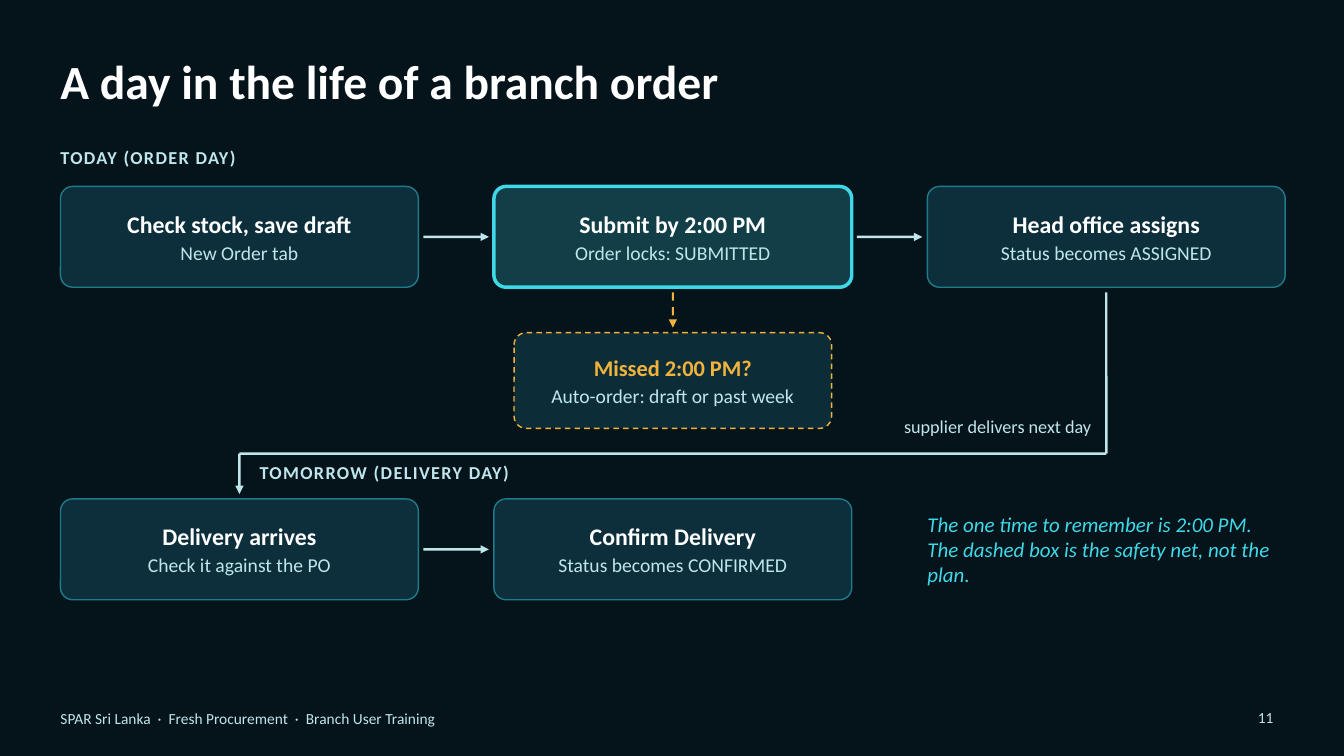
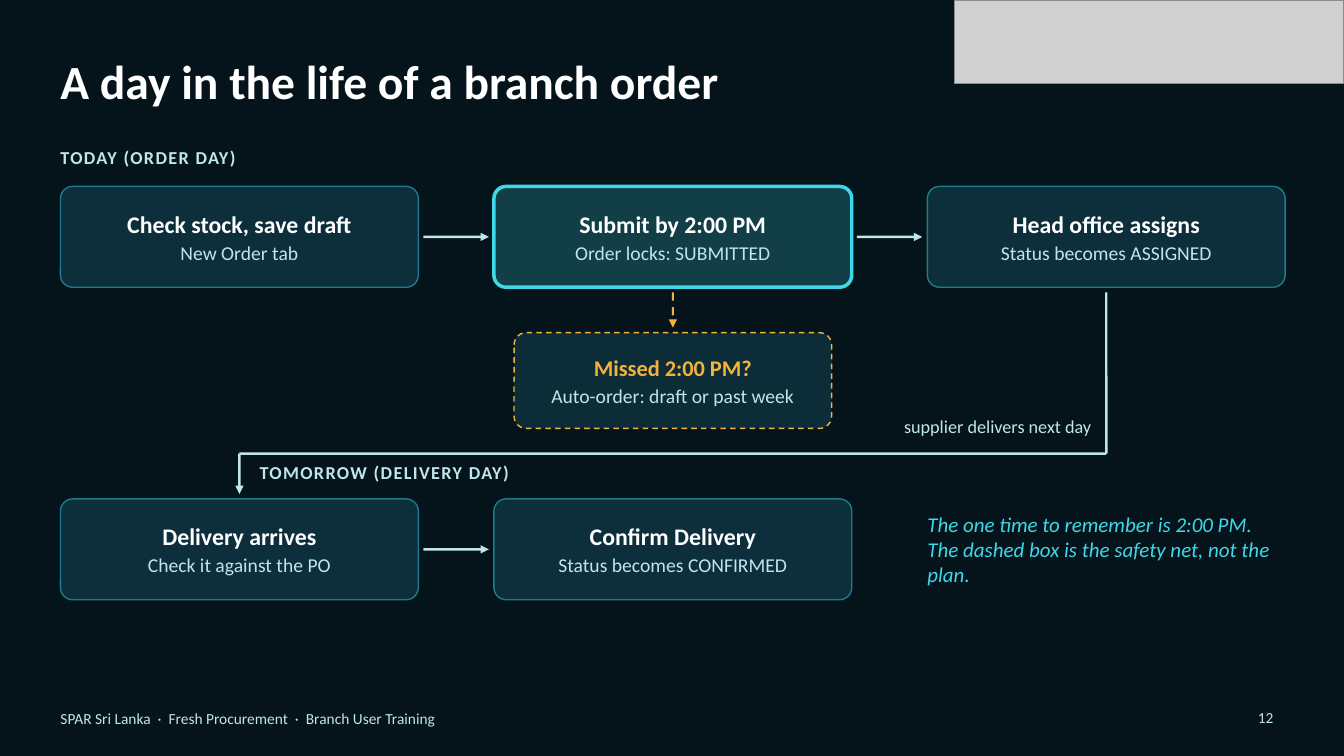
Before and after one commit to hpds4308/SPAR-Fresh-Procurement-, a slide deck: slide 12 of presentation/SPAR_Branch_User_Training_Deck.pptx (slide 11 before the commit). Drawn at 1344x756 pixels with LibreOffice and Linux fonts; fonts in the diff are those of the drawing; grey boxes stand for pictures; background and template pictures are left out. Boxes give left, top, right and bottom in pixels: in the first picture for what was removed or moved away, otherwise in the second. Text is boxed around its words. In the diff, an @@ line names an element or a change of style, - is before the commit and + after.

```diff
--- a/presentation/SPAR_Branch_User_Training_Deck.pptx
+++ b/presentation/SPAR_Branch_User_Training_Deck.pptx
@@ picture added at box(955, 0, 1344, 83) @@
@@ page number at box(1258, 713, 1274, 723): text changed @@
-11
+12
```
Also in this commit, not shown: 14 other slides changed, 2 slides added, 2 other files.
